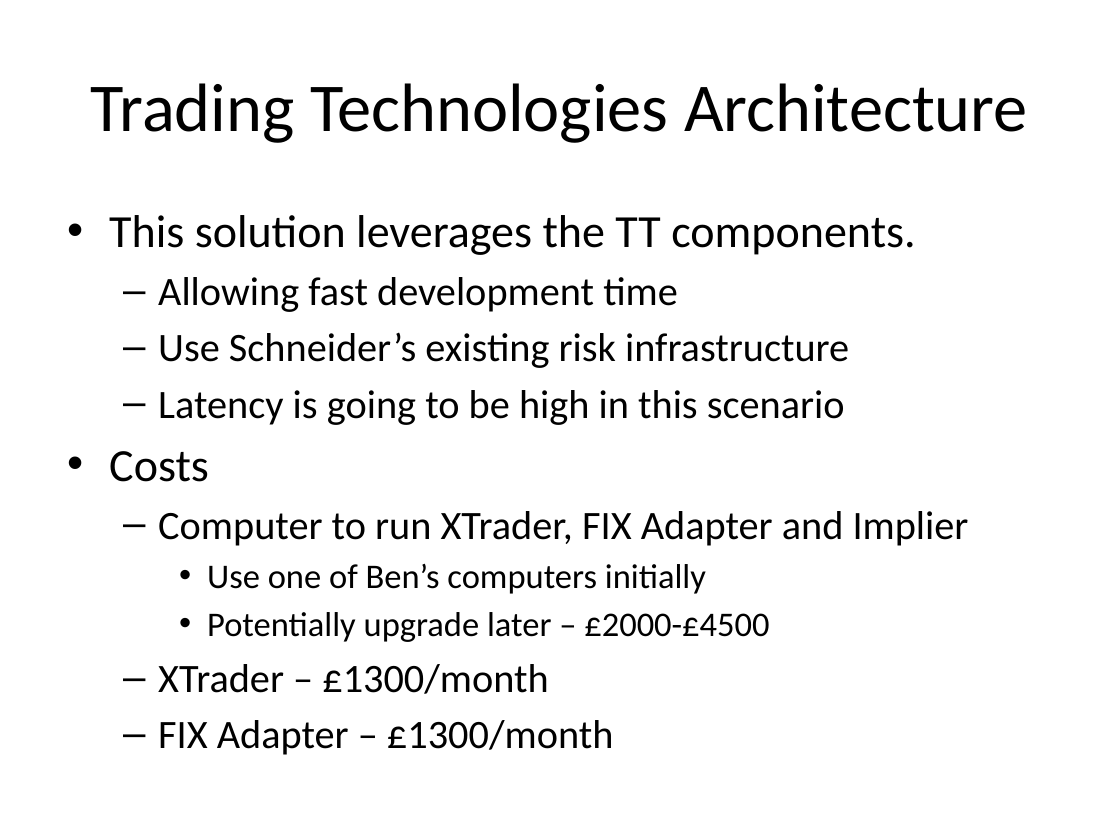
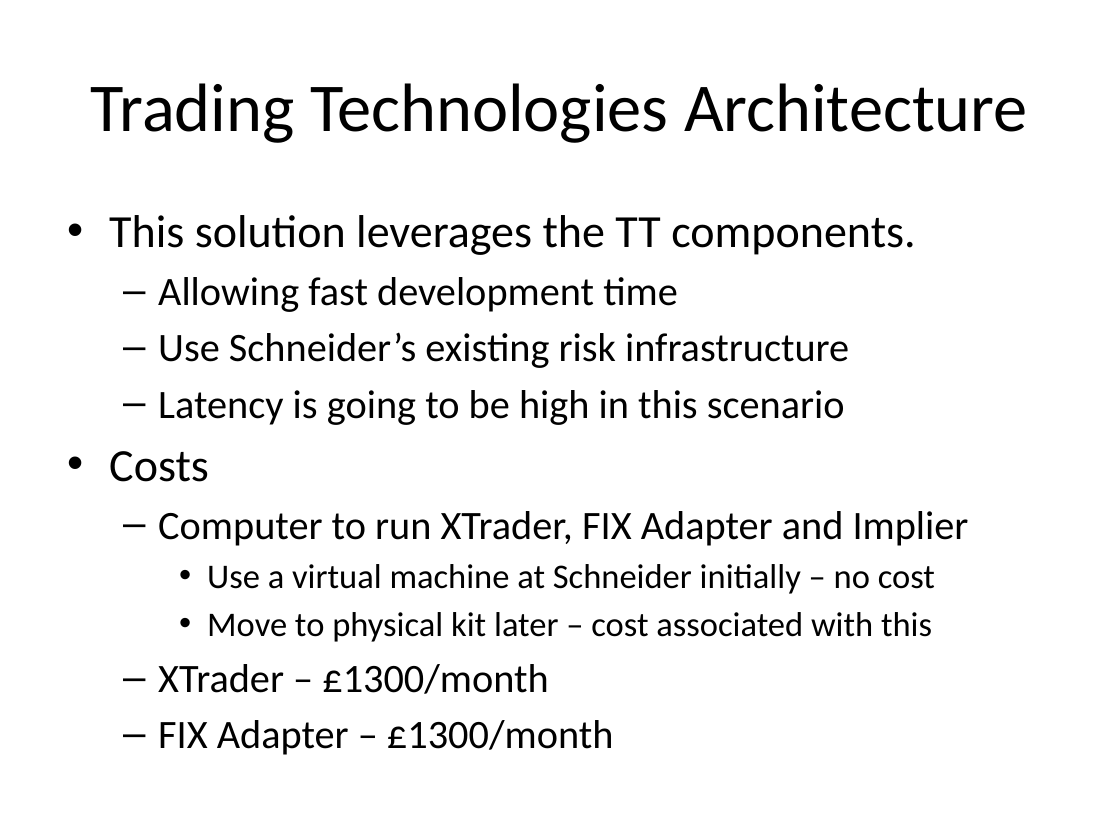
Before and after one commit to benofben/implier, a slide deck: slide 4 of doc/Implier - Architecture.pptx. Drawn at 1120x840 pixels with LibreOffice and Linux fonts; fonts in the diff are those of the drawing. Boxes give left, top, right and bottom in pixels: in the first picture for what was removed or moved away, otherwise in the second. Text is boxed around its words. In the diff, an @@ line names an element or a change of style, - is before the commit and + after.

```diff
--- a/doc/Implier - Architecture.pptx
+++ b/doc/Implier - Architecture.pptx
@@ text at bbox=[207, 564, 935, 642]: text changed @@
-    • Use one of Ben’s computers initially
-    • Potentially upgrade later – £2000-£4500
+    • Use a virtual machine at Schneider initially – no cost
+    • Move to physical kit later – cost associated with this
```
Also in this commit, not shown: 2 other slides changed, 1 slide removed, 1 other file.
